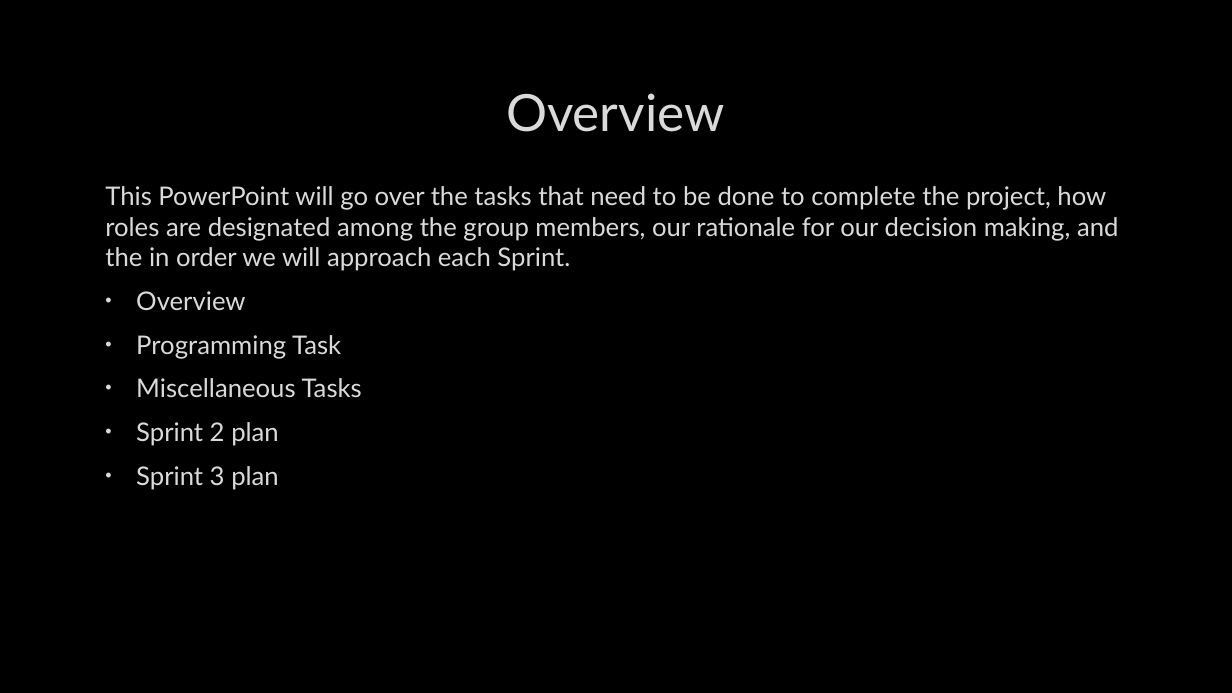
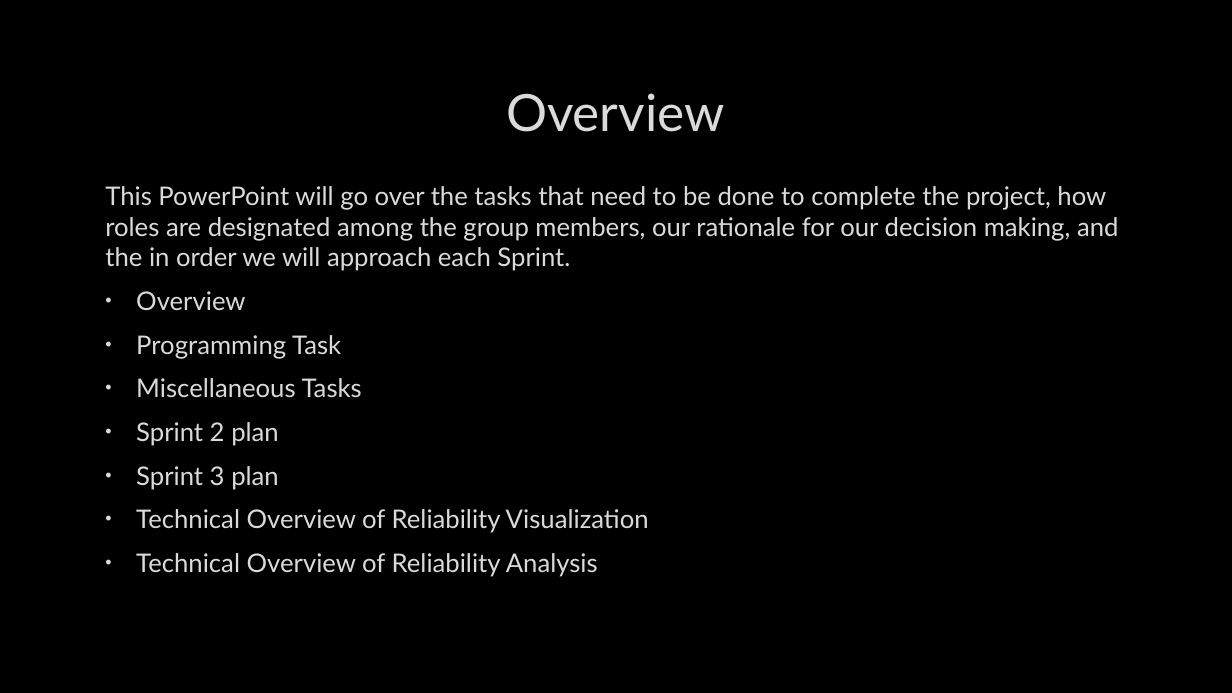
Before and after one commit to julianwemmie/Warp, a slide deck: slide 2 of SWD Project Plan.pptx. Drawn at 1232x693 pixels with LibreOffice and Linux fonts; fonts in the diff are those of the drawing; background and template pictures are left out. Boxes give left, top, right and bottom in pixels: in the first picture for what was removed or moved away, otherwise in the second. Text is boxed around its words. In the diff, an @@ line names an element or a change of style, - is before the commit and + after.

```diff
--- a/SWD Project Plan.pptx
+++ b/SWD Project Plan.pptx
@@ text at (x1=136, y1=509, x2=649, y2=577): paragraphs added @@
+• Technical Overview of Reliability Visualization
+• Technical Overview of Reliability Analysis
```
Also in this commit, not shown: 3 other slides changed, 2 slides added, 2 other files.
